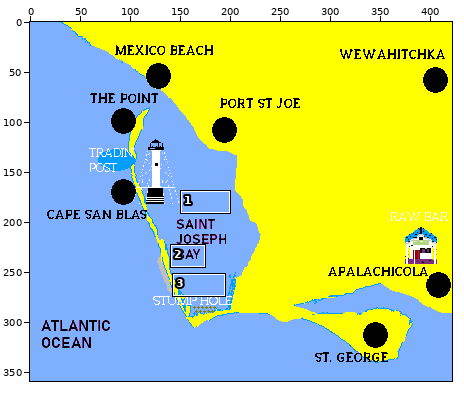
One commit to this sprite sheet: core/assets/artwork/maps/WorldMapFake_02.png. Above: a wide view before the commit, with the close-up outlined.
Close-up. The starting point:
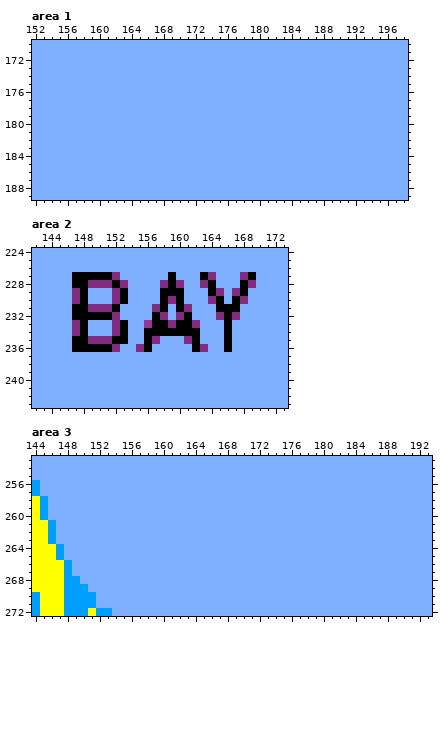
The file is 422x359 pixels. Colours within 5 levels of each other are drawn and written as one. Shown: area 1: x 152..198, y 170..189; area 2: x 142..173, y 224..243; area 3: x 144..193, y 253..272. The commit also changed other parts of the picture, which this record leaves out.
New version:
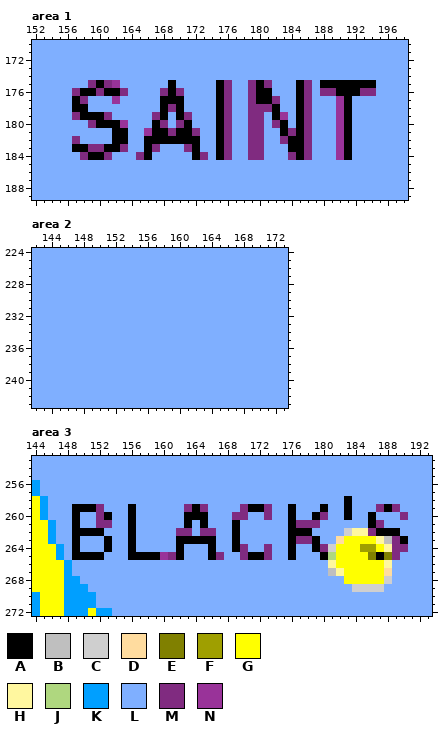
Palette (. is transparent): A #000000  B #bfbfbf  C #cfcfcf  D #ffdc9f  E #808000  F #9f9f00  G #ffff00  H #fff79f  J #afd77f  K #009fff  L #7fafff  M #802b80  N #993399
Changes in this commit:
Changed rows in their new state; - is an unchanged pixel.
Area 1:
first column x 157:
175 --MAMN------A-----AM--MAM---AM-AAAAAAA
176 MAAMAAM----MAM----AM--MAA---AM-MMAAAMM
177 AM---N-----AAA----AM--MAAM--AM---NA---
178 AA---------AMA----AM--MMMA--AM---NA---
179 MAAAM-----MA-AM---AM--MM-AN-AM---NA---
180 --MAAAN---AM-MA---AM--MM-MA-AM---NA---
181 -----AA--NAAMAAM--AM--MM--AMAM---NA---
182 M----AA--AAAAAAA--AM--MM--MAAM---NA---
183 AAMMAAM--AM---MA--AM--MM---AAM---NA---
184 -MAAM---MA-----AM-AM--MM---MAM---NA---
Area 2:
first column x 147:
227 LLLLLL------L---LL---LL
228 LLLLLLL----LLL--LL---LL
229 LL---LL----LLL---LL-LL-
230 LL---LL----LLL---LL-LL-
231 LLLLLL----LL-LL---LLL--
232 LLLLLL----LL-LL---LLL--
233 LL---LL--LLLLLLL---L---
234 LL---LL--LLLLLLL---L---
235 LLLLLLL--LL---LL---L---
236 LLLLLL--LL-----LL--L---
Area 3:
first column x 149:
258 ----------------------------------A-------
259 AAAM---A------MAM----MAAM--A---A--A---MAM-
260 A--MA--A------AAA---MM--M--A--AM--A--A---M
261 A--MM--A------A-A---A------AMMM------AM---
262 AAAA---A-----MM-MM--A------AAA----CHHMAAA-
263 A---A--A-----AAAAA--A------AMMA--DGGGGHBMA
264 A---A--A-----A---A--AM--M--A--AMCGGGFFGHMM
265 AAAA---AAAANMA---AM--MAAM--A---AJGGGGEAEM-
266 --------------------------------HGGGGGGH--
267 --------------------------------BHGGGGGD--
268 ----------------------------------GGGGGC--
269 -----------------------------------CCCC---
